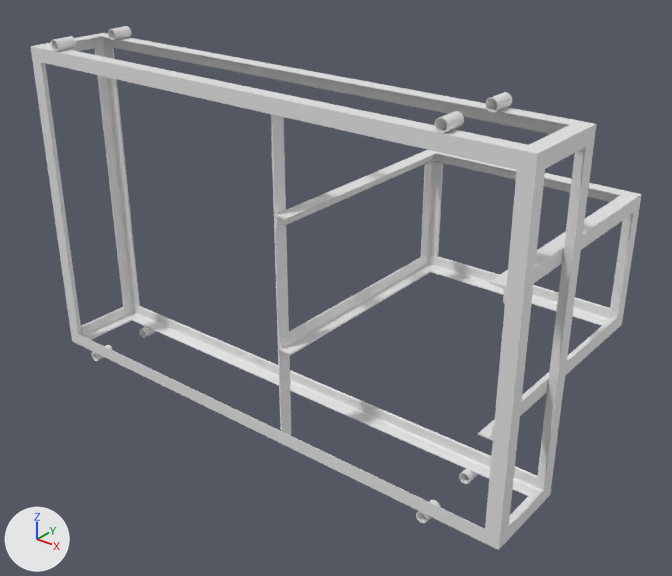
An edit to the COLLADA model rover_desc_pkg/meshes/rover_chassis.dae, drawn before and after from the same camera.
Both versions are drawn from a camera (50 mm lens) standing at (0.991, -1.212, 0.647) and looking at (0.04, -0.024, -0.09). Lighting does not change. The marker at lower left points along +X, +Y and +Z.

Objects in the first picture: 'node'.
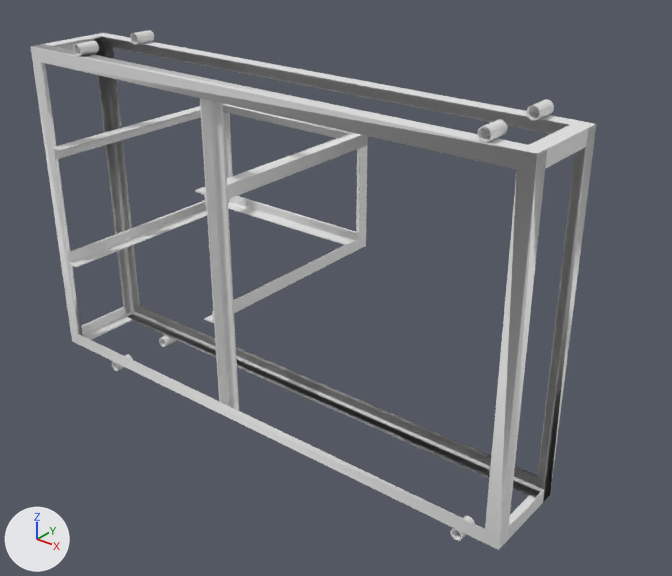
Location of each change, [x1, y1, x2, y2] in pixels of the pictures (672 x 576 px):
'node', reshaped (8% narrower): before [31, 26, 642, 550]; after [31, 30, 596, 550]
part 1 of me_shape0, deleted: before [51, 26, 642, 524]
part 2 of me_shape0, built on: before [41, 36, 588, 527]; after [41, 30, 573, 541]

Patch to the scene script:
```diff
--- a/rover_desc_pkg/meshes/rover_chassis.dae.py
+++ b/rover_desc_pkg/meshes/rover_chassis.dae.py
@@ me_shape0 @@
 # used by ob_node; location = (0.0, 0.0, 0.0)
-me_shape0.from_pydata(...)  # 19234 vertices, 45260 faces; spans x -0.508..0.508, y -0.222..0.222, z -0.325..0.325
+me_shape0.from_pydata(...)  # 7540 vertices, 21872 faces; spans x -0.508..0.508, y -0.222..0.222, z -0.325..0.325
+# me_shape0 part 1: 10 loose pieces with 14218 vertices, spanning x -0.445..0.483, y -0.222..0.222, z -0.325..0.325, are deleted
+# me_shape0 part 2: 148 vertices moved within x -0.506..0.506, y -0.222..-0.059, z -0.304..0.304; 1797 vertices removed from x -0.508..0.508, y -0.197..-0.064, z -0.305..0.305; 4321 vertices added at x -0.483..0.445, y -0.222..0.222, z -0.325..0.325
```
